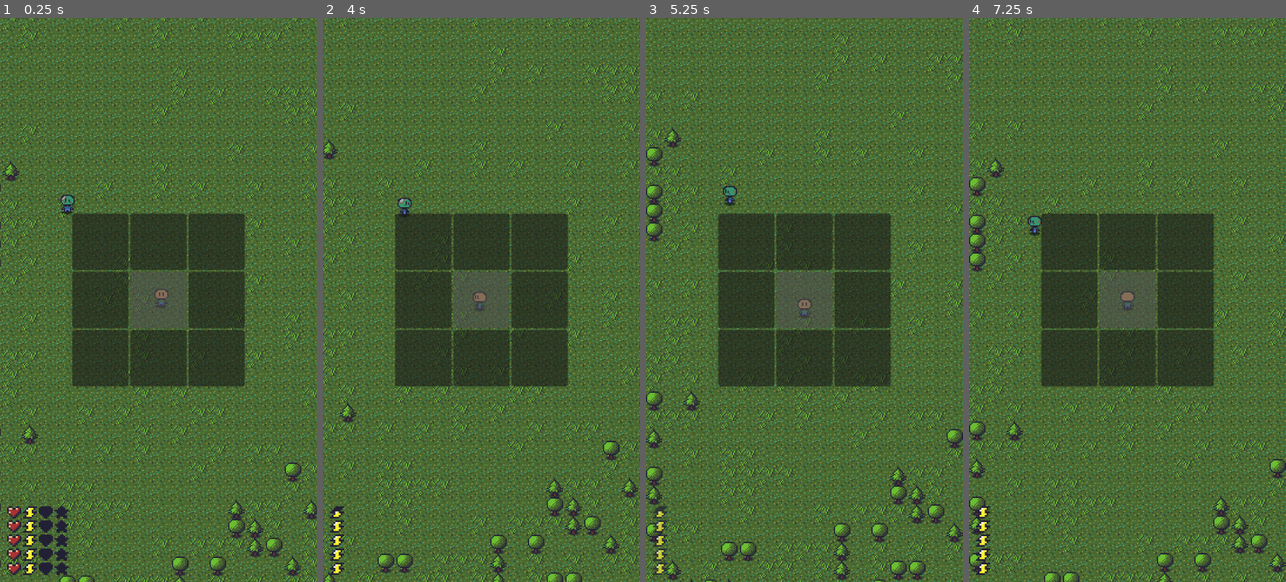
Above: before the commit, frames 1-4 (left to right).
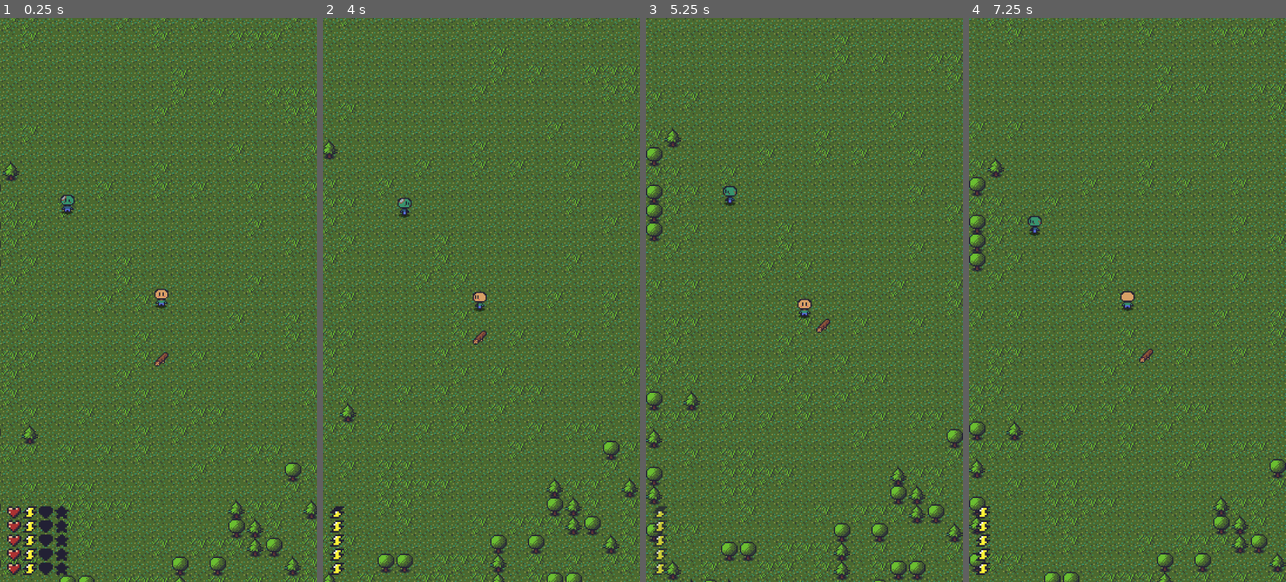
Above: after the commit, the same moments.

Repository: Eliasdbr/mobilesandbox
Game: Godot game, scene res://scenes/world.tscn
Two runs of this game, one before a commit and one after it. Both use one fixed random seed, a clock stepped at 60 frames per second and the inputs below.
Inputs (mouse positions are in pixels of both pictures, inside the frame that each line leads up to):
- Up to frame 1 (0.25 s): no input
- Up to frame 2 (4 s): move the mouse to (551, 271) at 0.52 s; press the mouse at (551, 271) at 0.53 s; hold Right (action_right) 0.53-1.28 s; move the mouse to (418, 328) at 1.27 s; release the mouse at (418, 328) at 1.28 s; hold Down (action_down) 1.28-2.03 s; click (418, 328) at 1.35 s; move the mouse to (513, 175) at 2.02 s; press the mouse at (513, 175) at 2.03 s; hold Right (action_right) 2.03-2.78 s; move the mouse to (465, 412) at 2.77 s; release the mouse at (465, 412) at 2.78 s; hold Up (action_up) 2.78-3.53 s; click (465, 412) at 2.85 s; move the mouse to (576, 384) at 3.52 s; press the mouse at (576, 384) at 3.53 s; hold Left (action_left) from 3.53 s (still down)
- Up to frame 3 (5.25 s): move the mouse to (709, 215) at 4.27 s; release the mouse at (709, 215) at 4.28 s; click (709, 215) at 4.35 s; move the mouse to (820, 300) at 5.02 s; release Left (action_left) at 5.03 s; press the mouse at (820, 300) at 5.03 s; hold Down (action_down) from 5.03 s (still down)
- Up to frame 4 (7.25 s): move the mouse to (1079, 159) at 5.77 s; release Down (action_down) at 5.78 s; release the mouse at (1079, 159) at 5.78 s; hold Right (action_right) 5.78-6.53 s; click (1079, 159) at 5.85 s; move the mouse to (1197, 271) at 6.52 s; press the mouse at (1197, 271) at 6.53 s; hold Up (action_up) from 6.53 s (still down)

The runs differ from the first frame. In frame 1, 14% of the frame differs, in the area x 22-78%, y 34-66%; in frame 2, 14%; in frame 3, 14%; in frame 4, 14%.

Commit message:
Added a dropped item to the world

Diff:
--- a/scenes/character.gd
+++ b/scenes/character.gd
@@ -110,7 +110,7 @@
 
 	# Gets the position in the tilemap
 	tile_pos = spawn_pos
-	position = tilemap.map_to_local(tile_pos)
+	position =  tilemap.map_to_local(tile_pos)
 	anim_ch1.speed_scale = MOVEMENT_SNAP_CURVE*4
 
 	# Sets up the stats
--- a/scenes/character.tscn
+++ b/scenes/character.tscn
@@ -121,6 +121,7 @@
 }
 
 [node name="Character" type="Node2D"]
+z_index = 1
 z_as_relative = false
 y_sort_enabled = true
 script = ExtResource("1_2vm8d")
--- a/scenes/hud.tscn
+++ b/scenes/hud.tscn
@@ -47,6 +47,7 @@
 value = 0
 
 [node name="InventoryContainer" type="GridContainer" parent="MarginContainer"]
+visible = false
 layout_mode = 2
 size_flags_horizontal = 4
 size_flags_vertical = 4
--- a/scenes/item_dropped.gd
+++ b/scenes/item_dropped.gd
@@ -2,8 +2,20 @@
 
 @onready var sprite_2d: Sprite2D = $Sprite2D
 
+@export var tilemap: TileMapLayer
+
 @export var item: ItemStats:
 	set(i):
 		item = i
-		if (sprite_2d):
-			sprite_2d.frame = i.graphicId
+		update_sprite()
+
+@export var spawn_pos: Vector2i
+
+func update_sprite():
+	if (sprite_2d):
+			sprite_2d.frame = item.graphicId
+
+func _ready() -> void:
+	if tilemap:
+		global_position = tilemap.map_to_local(spawn_pos)
+	update_sprite()
--- a/scenes/world.tscn
+++ b/scenes/world.tscn
@@ -7,7 +7,9 @@
 [ext_resource type="Script" path="res://scenes/camera_2d.gd" id="4_8i6pb"]
 [ext_resource type="TileSet" uid="uid://bmkmo302ulgb2" path="res://resources/tileset.tres" id="5_82cjb"]
 [ext_resource type="PackedScene" uid="uid://dmmyoxswkt77d" path="res://scenes/player.tscn" id="6_d32gl"]
+[ext_resource type="PackedScene" uid="uid://fgv3ly4lymfg" path="res://scenes/item_dropped.tscn" id="10_dlvht"]
 [ext_resource type="PackedScene" uid="uid://cm8ev6iut28as" path="res://scenes/zombie.tscn" id="11_ebch6"]
+[ext_resource type="Resource" uid="uid://d3f7dfmo7mtj0" path="res://resources/items/item_wood.tres" id="11_o8884"]
 [ext_resource type="Resource" uid="uid://ctujnf50jinb2" path="res://resources/characters/zombie_stats.tres" id="12_k56y3"]
 
 [sub_resource type="RectangleShape2D" id="RectangleShape2D_8ius4"]
@@ -57,4 +59,11 @@
 stats = ExtResource("12_k56y3")
 spawn_pos = Vector2i(-5, -5)
 
+[node name="ItemDropped" parent="." node_paths=PackedStringArray("tilemap") instance=ExtResource("10_dlvht")]
+z_as_relative = false
+y_sort_enabled = true
+tilemap = NodePath("../Terrain")
+item = ExtResource("11_o8884")
+spawn_pos = Vector2i(0, 3)
+
 [connection signal="area_exited" from="RenderBoundary" to="." method="_onRenderBoundaryExit"]
Not shown: 1 places in scenes/world.tscn that only renumber resources
